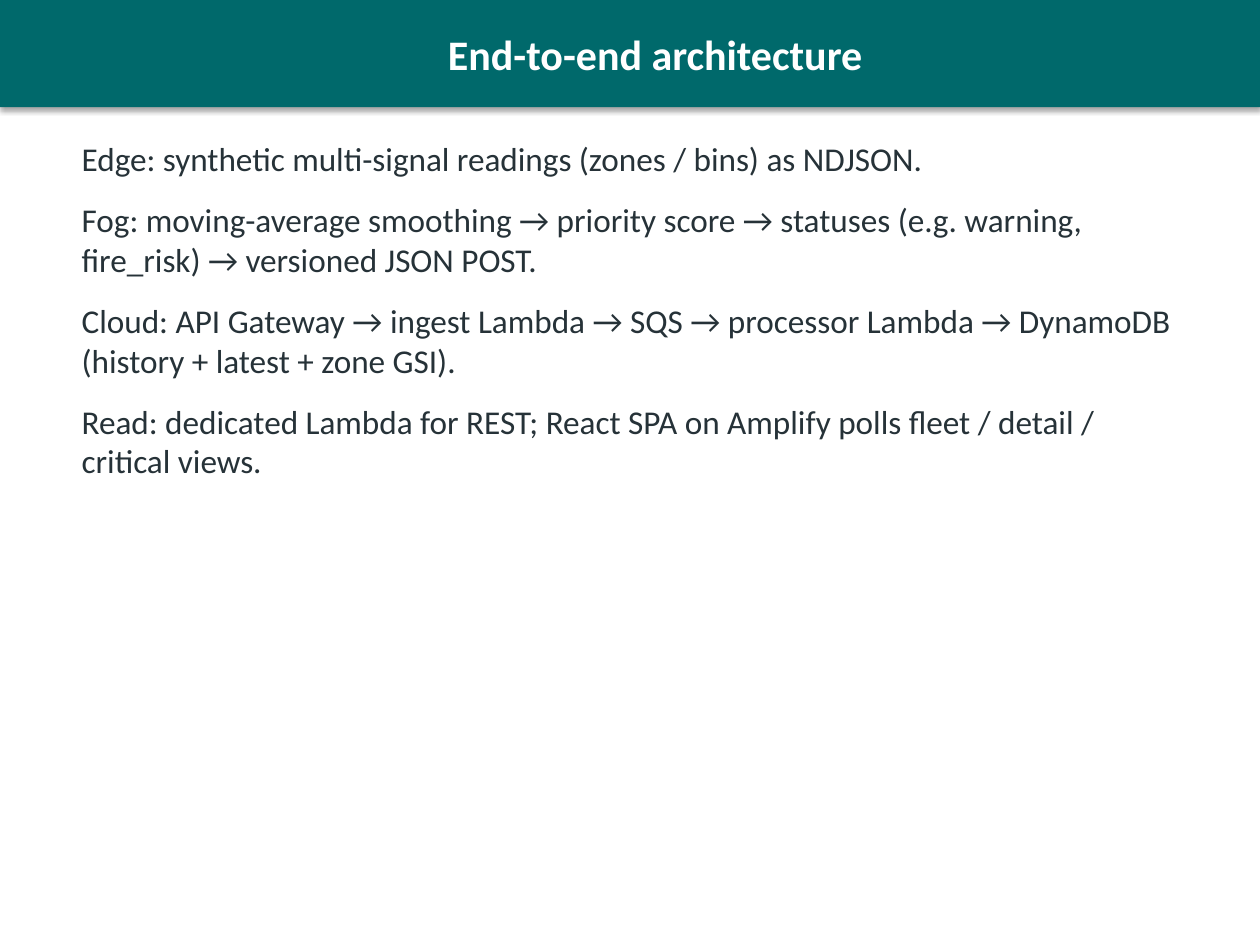
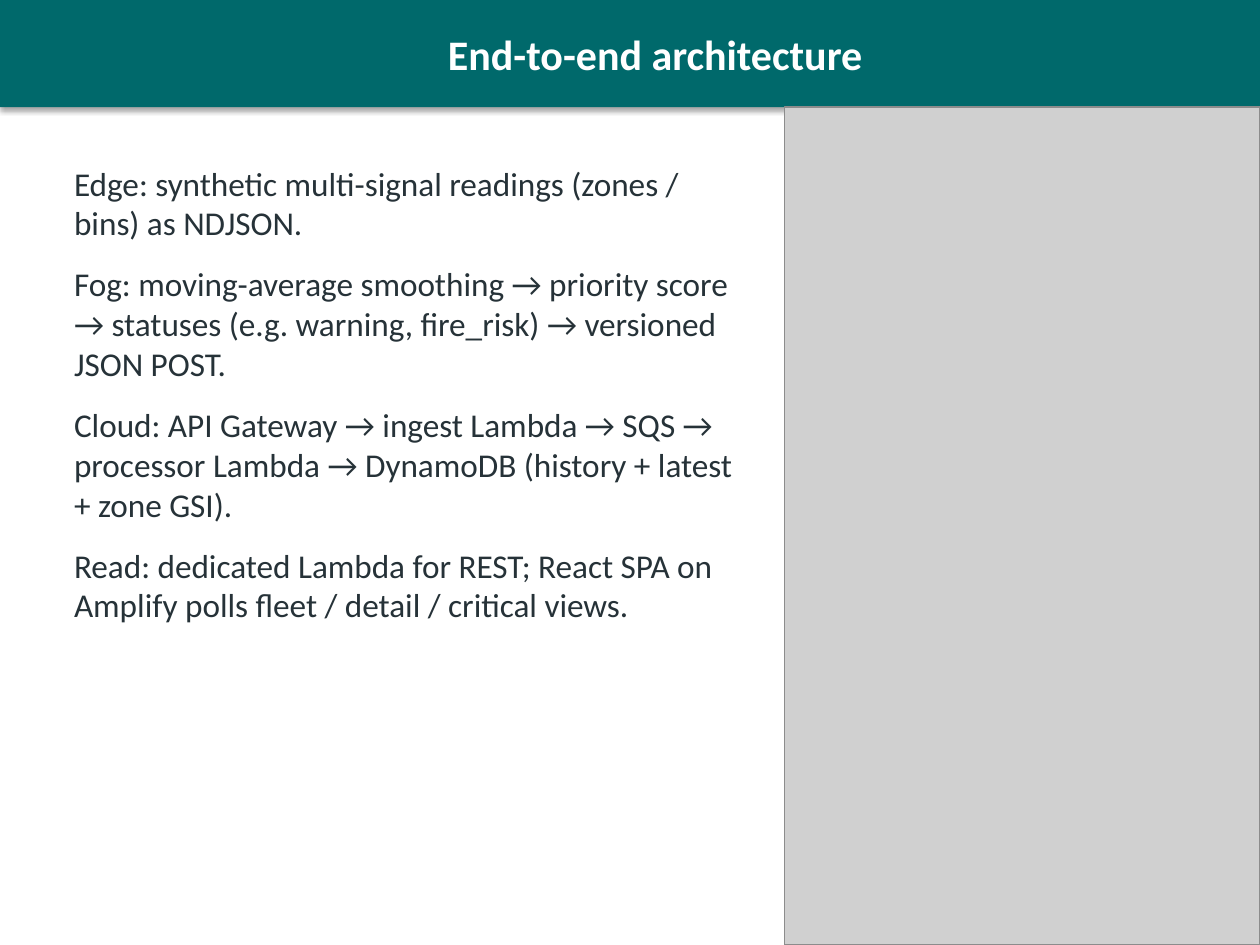
Before and after one commit to Wasiullah26/Smart-waste-bin, a slide deck: slide 3 of docs/FogEdge_5min_Presentation.pptx. Drawn at 1260x945 pixels with LibreOffice and Linux fonts; fonts in the diff are those of the drawing; grey boxes stand for pictures. Boxes give left, top, right and bottom in pixels: in the first picture for what was removed or moved away, otherwise in the second. Text is boxed around its words. In the diff, an @@ line names an element or a change of style, - is before the commit and + after.

```diff
--- a/docs/FogEdge_5min_Presentation.pptx
+++ b/docs/FogEdge_5min_Presentation.pptx
@@ picture added at (x1=785, y1=107, x2=1260, y2=945) @@
@@ text "Edge: synthetic multi-signal readings (zones ..." rewrapped from (x1=82, y1=147, x2=1170, y2=474) to (x1=74, y1=172, x2=732, y2=623) @@
```
Also in this commit, not shown: 2 other slides changed, 1 slide added.
